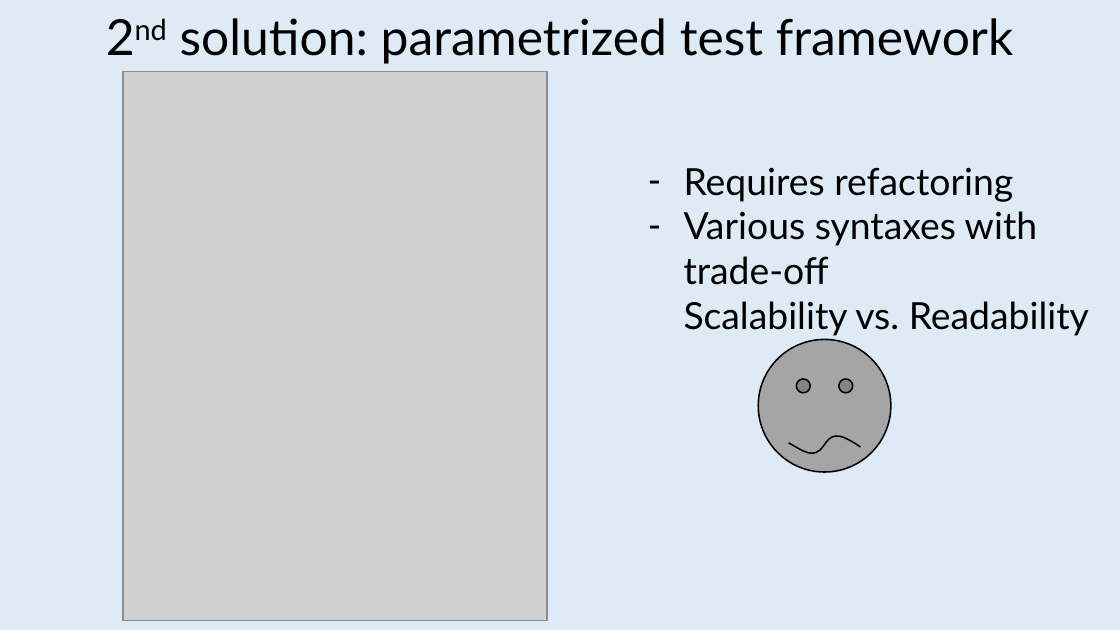
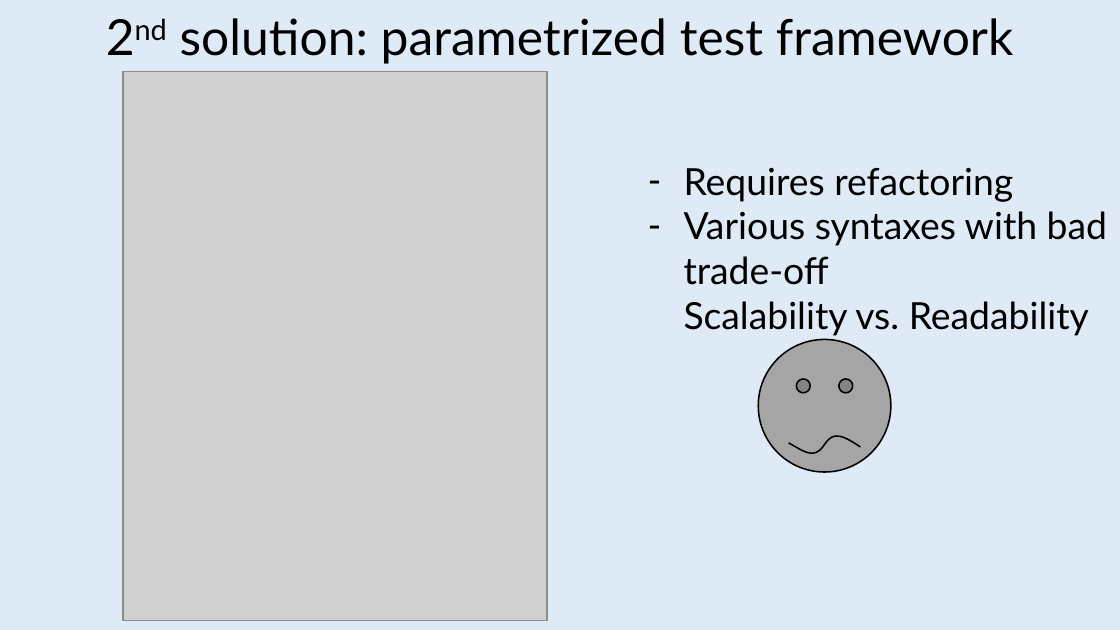
Before and after one commit to jeromerg/NCase, a slide deck: slide 7 of src/Documentation/Slides/Slides.pptx. Drawn at 1120x630 pixels with LibreOffice and Linux fonts; fonts in the diff are those of the drawing; grey boxes stand for pictures. Boxes give left, top, right and bottom in pixels: in the first picture for what was removed or moved away, otherwise in the second. Text is boxed around its words. In the diff, an @@ line names an element or a change of style, - is before the commit and + after.

```diff
--- a/src/Documentation/Slides/Slides.pptx
+++ b/src/Documentation/Slides/Slides.pptx
@@ text at (684, 211, 1107, 336): text changed @@
-– Various syntaxes with trade-off
-  Scalability vs. Readability
+– Various syntaxes with bad trade-off
+  Scalability vs. Readability
```
Also in this commit, not shown: 4 other slides changed.
